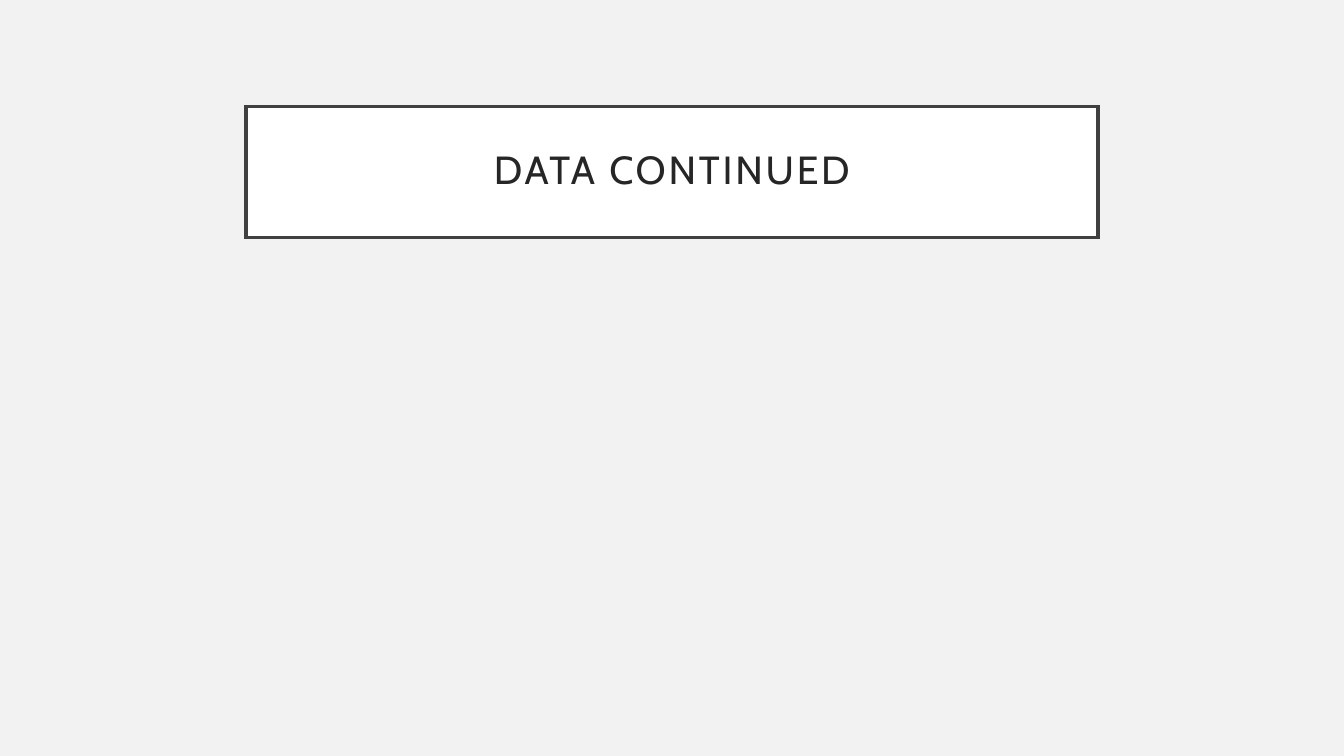
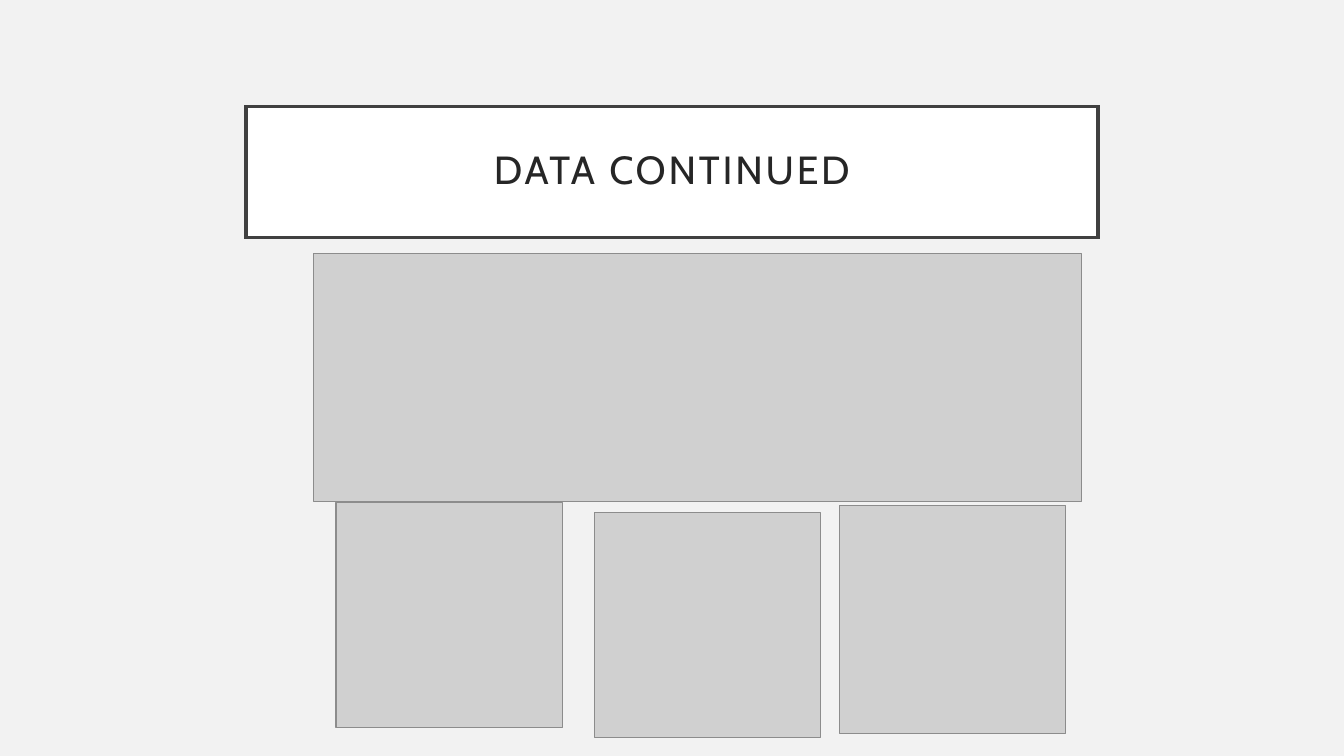
Before and after one commit to dragunat2016/Pneumonia_Image_Detection, a slide deck: slide 4 of Presentation/Presentation.pptx. Drawn at 1344x756 pixels with LibreOffice and Linux fonts; fonts in the diff are those of the drawing; grey boxes stand for pictures. Boxes give left, top, right and bottom in pixels: in the first picture for what was removed or moved away, otherwise in the second. Text is boxed around its words. In the diff, an @@ line names an element or a change of style, - is before the commit and + after.

```diff
--- a/Presentation/Presentation.pptx
+++ b/Presentation/Presentation.pptx
@@ picture added at (314,253,1082,502) @@
@@ picture added at (336,503,562,728) @@
@@ picture added at (840,506,1066,734) @@
@@ picture added at (594,512,820,737) @@
```
Also in this commit, not shown: 1 slide added, 9 other files.
